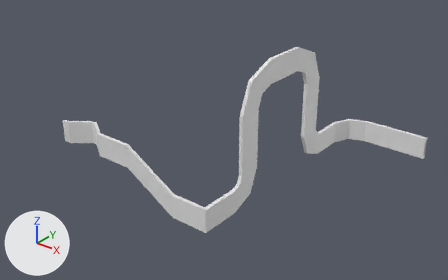
Two versions of the FBX model Assets/3D Objects/untitled.fbx, one commit apart.
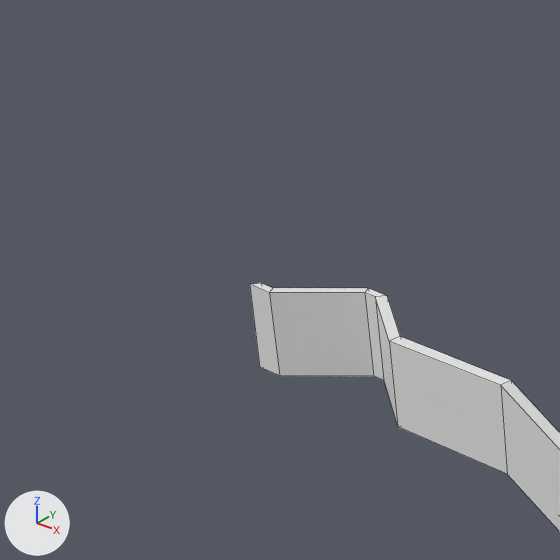
Each version is shown whole from a 50 mm camera at (174.8, -328.1, 182.7) aimed at (-43.3, -55.4, 13.7), then close up on the part from 0% to 31% of the width and 17% to 68% of the height. Every picture has the same lights, and +X, +Y and +Z are marked at lower left. The close-ups show mesh edges as thin lines. Vertices at the same position are counted once.
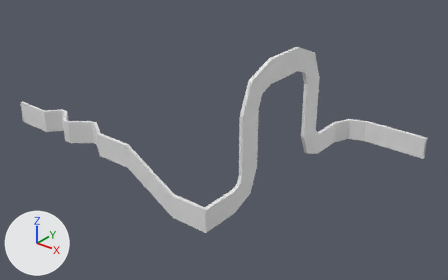
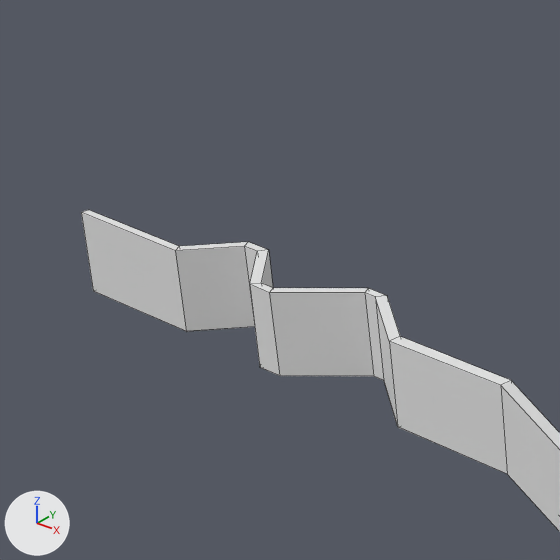
Location of each change, (x1, y1, x2, y2) in pixels of the close-ups (560 x 560 px):
'Cube.004', reshaped
    before: (250, 283, 560, 531)
    after: (81, 210, 560, 531)
part 1 of me_cube_005, added
    after: (81, 210, 273, 331)

The edits, one by one:
me_cube_005 is used by ob_cube_004; location (54.2, 27.1, 0.0).
me_cube_005 had 157 vertices, 152 faces and spanned x -167.0..0.0, y -150.0..1.0, z -3.0..78.0.
me_cube_005 now has 187 vertices, 182 faces and spans x -211.0..0.0, y -150.0..1.0, z -3.0..78.0.
Part 1, on me_cube_005:
30 vertices are added at x -211.0..-176.0, y -149.0..-139.0, z 17.0..31.0.
30 new faces join them.
